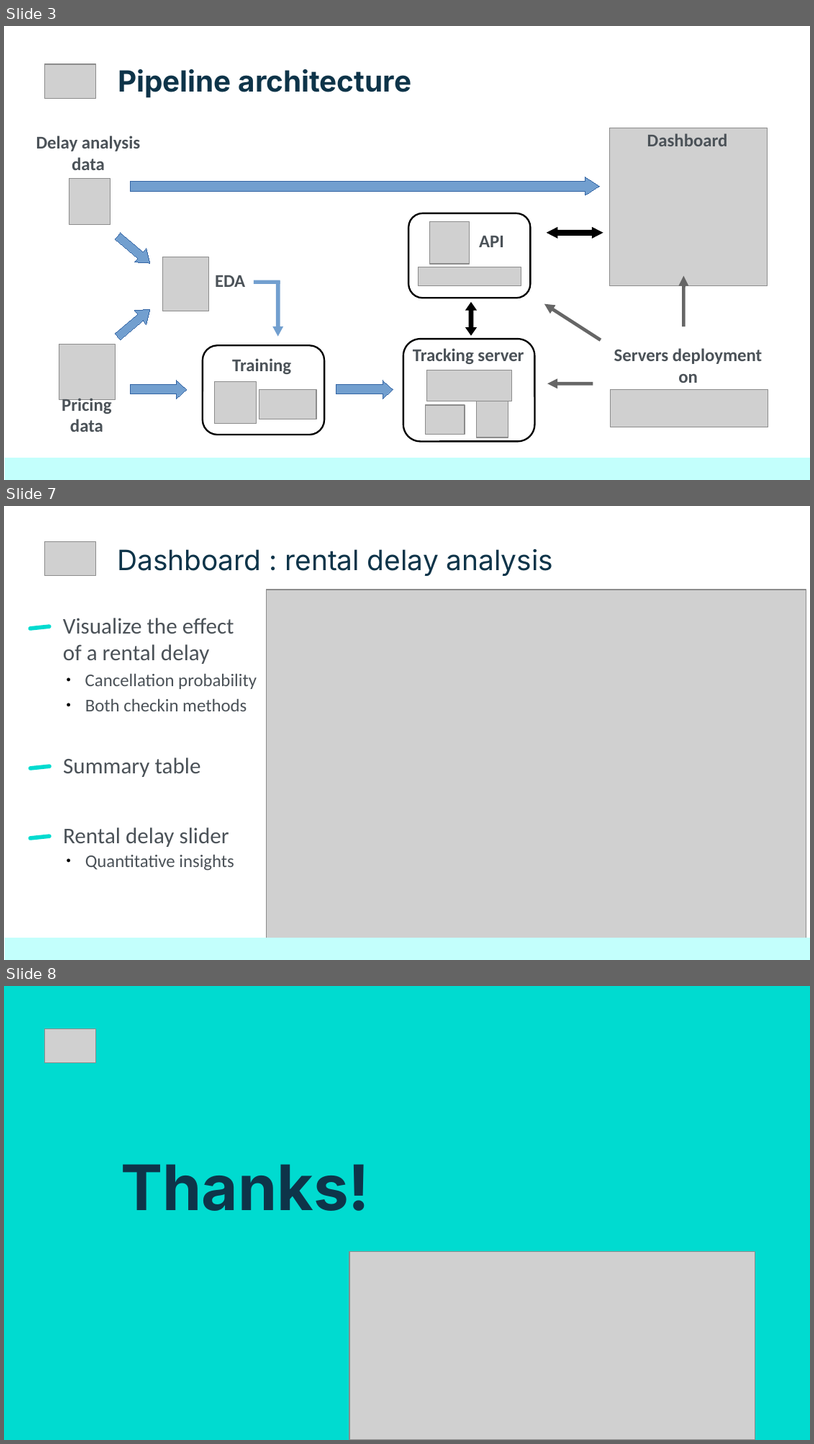
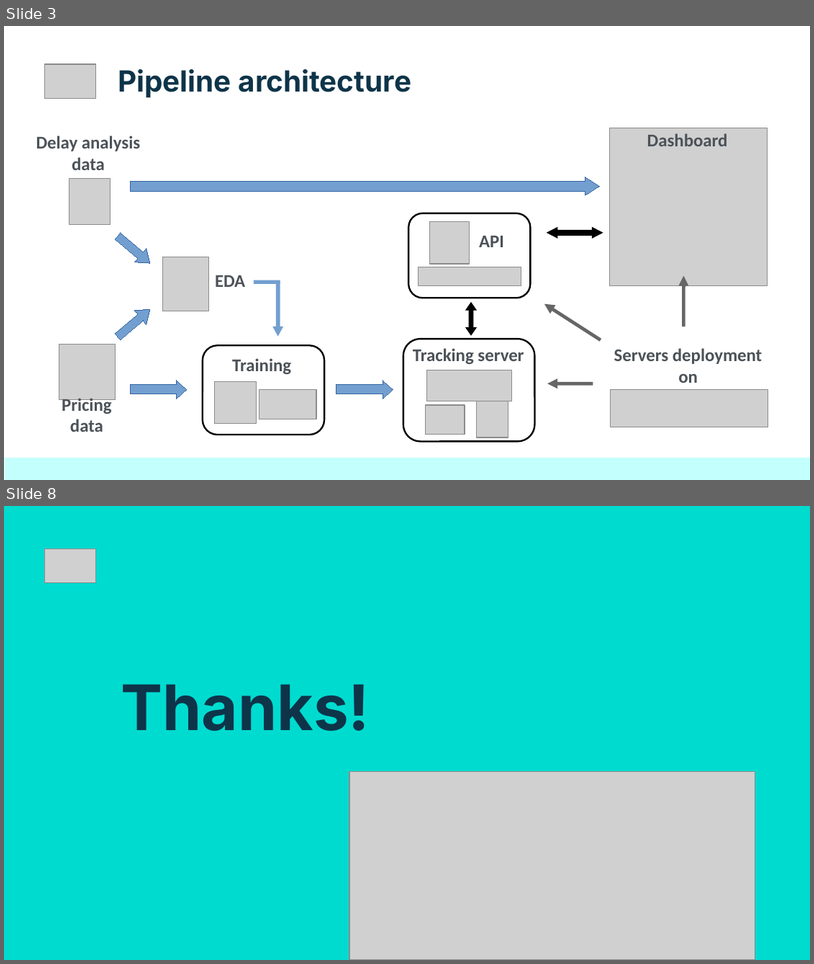
Before and after one commit to netesf13d/jedha-projects, a slide deck: 2-03-Automatic_Fraud_Detection/presentation/Presentation - 2-03 - Automatic Fraud Detection.odp. Shown one above the other, each under a label of ours: slides 3, 7 and 8 before the commit, slides 3 and 8 after it; the slides between them are not shown. The pictures are 814x1444 and 814x964 pixels, drawn with LibreOffice and Linux fonts; fonts in the diff are those of the drawing; grey boxes stand for pictures. Boxes give left, top, right and bottom in pixels: in the first picture for what was removed or moved away, otherwise in the second. Text is boxed around its words. In the diff, an @@ line names an element or a change of style, - is before the commit and + after.

```diff
--- a/2-03-Automatic_Fraud_Detection/presentation/Presentation - 2-03 - Automatic Fraud Detection.odp
+++ b/2-03-Automatic_Fraud_Detection/presentation/Presentation - 2-03 - Automatic Fraud Detection.odp
@@ slide 7 removed at [4, 506, 810, 960], background #FFFFFF @@
@@ picture removed at [45, 541, 96, 575] @@
@@ title removed at [117, 548, 553, 576] @@
-Dashboard : rental delay analysis
@@ picture removed at [267, 590, 808, 960] @@
@@ rounded rectangle removed at [28, 624, 52, 631] @@
@@ title removed at [63, 618, 234, 664] @@
-Visualize the effect of a rental delay
@@ title removed at [85, 673, 257, 689] @@
-● Cancellation probability
@@ title removed at [85, 698, 247, 711] @@
-● Both checkin methods
@@ rounded rectangle removed at [28, 764, 52, 770] @@
@@ title removed at [63, 757, 201, 777] @@
-Summary table
@@ title removed at [63, 827, 229, 847] @@
-Rental delay slider
@@ rounded rectangle removed at [28, 834, 52, 840] @@
@@ title removed at [85, 854, 234, 870] @@
-● Quantitative insights
@@ rectangle removed at [5, 937, 810, 959] @@
```
Also in this commit, not shown: 1 slide changed, 4 slides added, 3 other slides removed, 12 other files.
